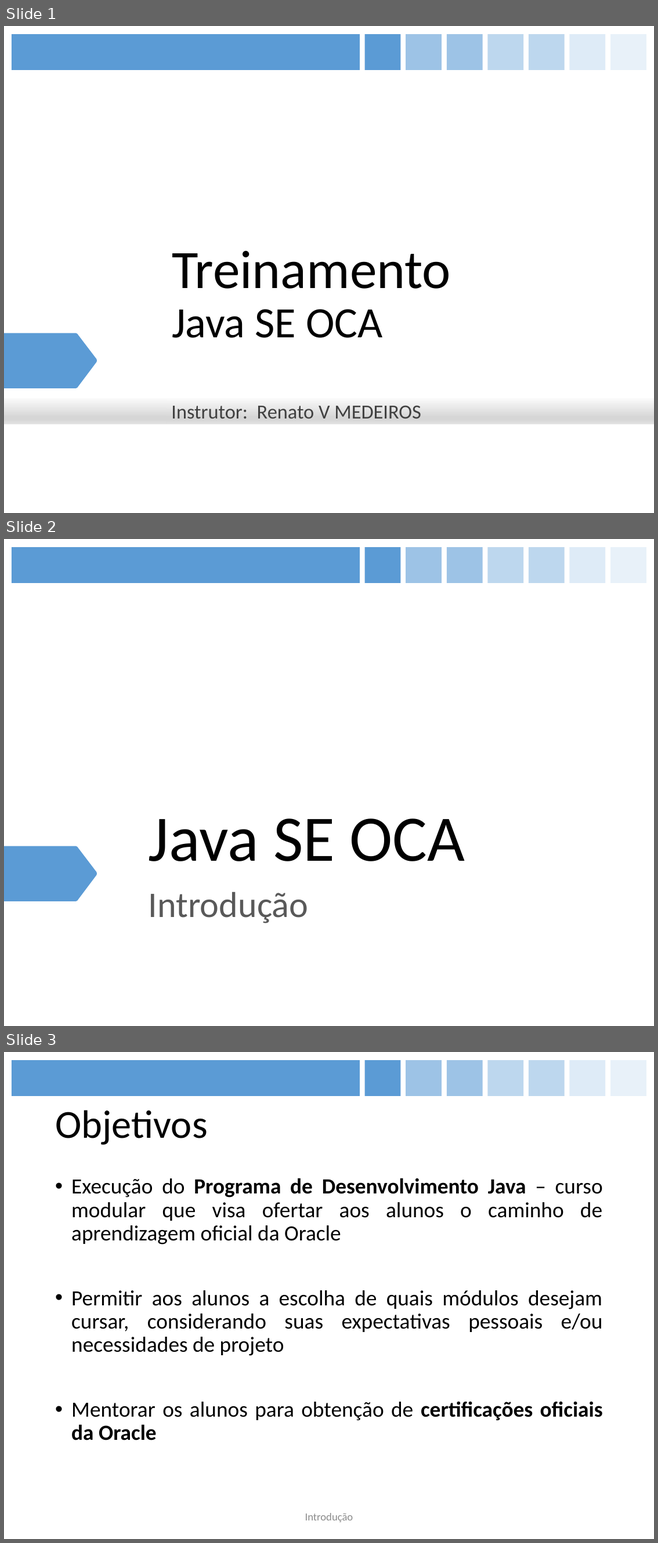
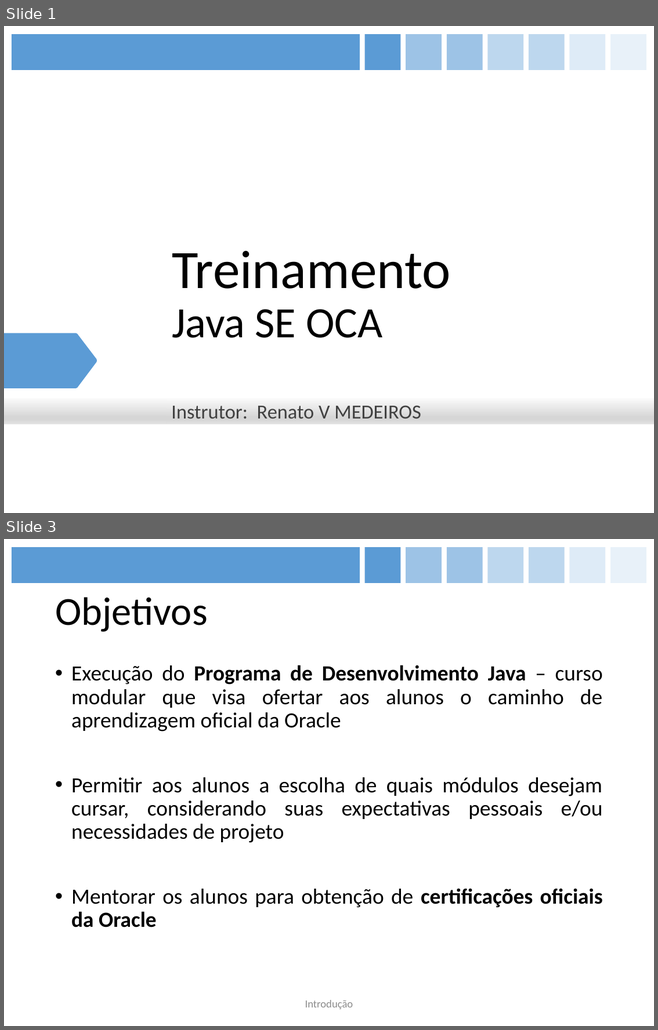
Before and after one commit to figueiredojrr/treinamentoJavaSeOcaAgosto, a slide deck: TreinamentoJavaSeOca/documentos/apresentação/OCA.pptx. Shown one above the other, each under a label of ours: slides 1, 2 and 3 before the commit, slides 1 and 3 after it; the slides between them are not shown. The pictures are 658x1543 and 658x1030 pixels, drawn with LibreOffice and Linux fonts; fonts in the diff are those of the drawing. Boxes give left, top, right and bottom in pixels: in the first picture for what was removed or moved away, otherwise in the second. Text is boxed around its words. In the diff, an @@ line names an element or a change of style, - is before the commit and + after.

```diff
--- a/TreinamentoJavaSeOca/documentos/apresentação/OCA.pptx
+++ b/TreinamentoJavaSeOca/documentos/apresentação/OCA.pptx
@@ slide 2 removed at bbox=[4, 539, 654, 1026], background #FFFFFF; not listed: 9 template elements that a slide beside it also shows @@
@@ title removed at bbox=[148, 819, 465, 861] @@
-Java SE OCA
@@ subtitle removed at bbox=[148, 892, 308, 924] @@
-Introdução
```
Also in this commit, not shown: 15 slides changed, 1 slide added, 2 other slides removed.
